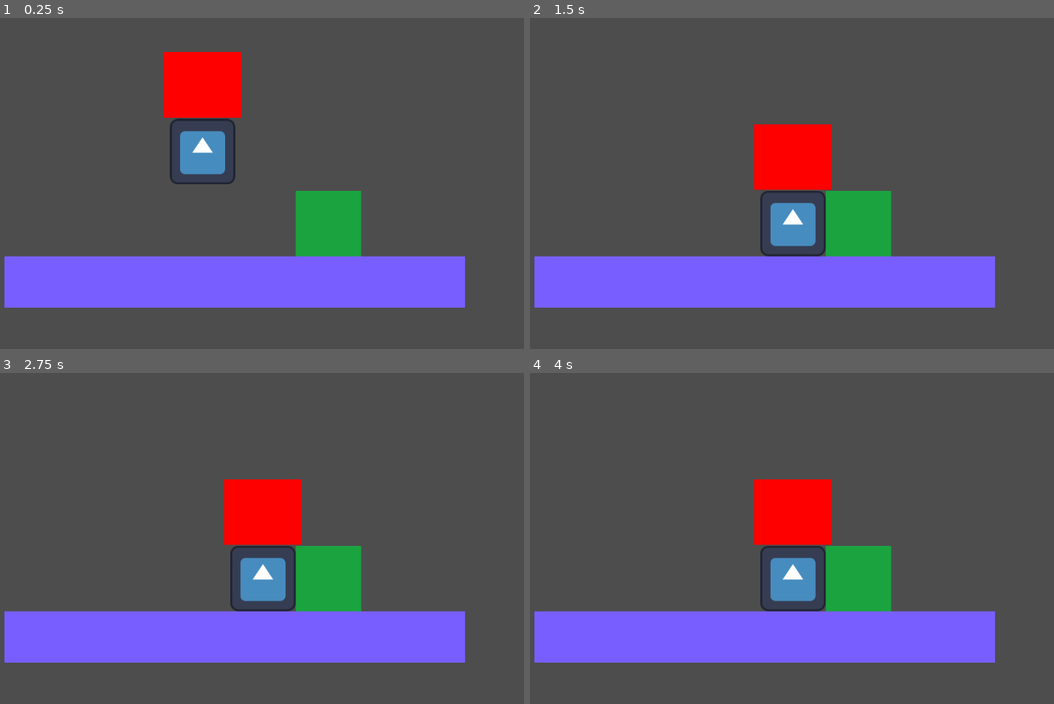
Above: before the commit, frames 1-4 (two rows, left to right).
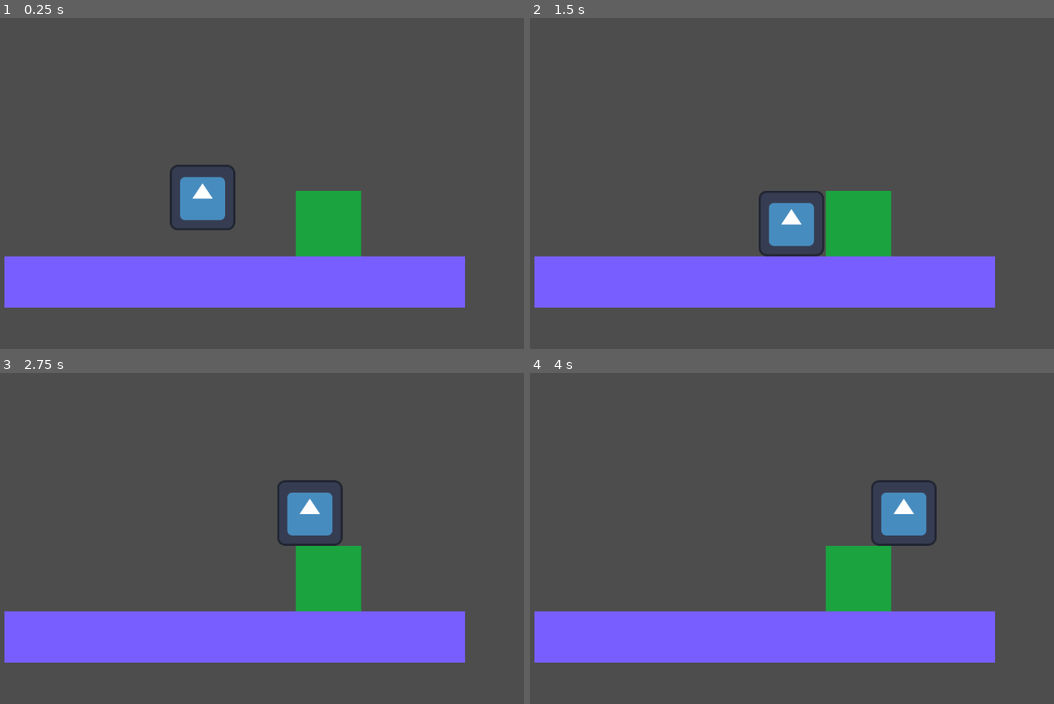
Above: after the commit, the same moments.

Repository: Guilherme-Soares-Sequeira/feup-ddjd-preliminary
Game: Godot game, scene res://scenes/world.tscn
Same seed, same stepped clock (60 frames per second), same inputs: the game is played once before the commit and once after it. The engine's default icon, where the game draws it, is replaced by a stand-in: a white triangle on a blue panel in a dark square.
Inputs:
- Up to frame 1 (0.25 s): no input
- Up to frame 2 (1.5 s): no input
- Up to frame 3 (2.75 s): no input
- Up to frame 4 (4 s): no input

The runs differ from the first frame. In frame 1, 5.7% of the frame differs, in the area x 31-47%, y 10-65%; in frame 2, 3.3%; in frame 3, 5.4%; in frame 4, 5.9%, in the area x 42-78%, y 32-73%.

Commit message:
initial implementation of the lemming state machine is working.

Diff:
--- a/scenes/collider.tscn
+++ b/scenes/collider.tscn
@@ -1,9 +1,6 @@
-[gd_scene load_steps=3 format=3 uid="uid://608mxvssm000"]
+[gd_scene load_steps=2 format=3 uid="uid://608mxvssm000"]
 
 [sub_resource type="RectangleShape2D" id="RectangleShape2D_c25u7"]
-size = Vector2(140, 128)
-
-[sub_resource type="QuadMesh" id="QuadMesh_b3esi"]
 size = Vector2(140, 128)
 
 [node name="Area2D" type="Area2D"]
@@ -11,9 +8,3 @@
 
 [node name="CollisionShape2D" type="CollisionShape2D" parent="."]
 shape = SubResource("RectangleShape2D_c25u7")
-
-[node name="Sprite2D" type="Sprite2D" parent="."]
-
-[node name="MeshInstance2D" type="MeshInstance2D" parent="Sprite2D"]
-modulate = Color(1, 0, 0, 1)
-mesh = SubResource("QuadMesh_b3esi")
--- a/scripts/LemmingStateMachine/StateMachine.gd
+++ b/scripts/LemmingStateMachine/StateMachine.gd
@@ -6,6 +6,7 @@
 
 func _init(initial_state: State):
 	current_state = initial_state
+	current_state.exit.connect(transition_to)
 
 func _ready():
 	pass
@@ -22,5 +23,8 @@
 func transition_to(state: State):
 	if current_state:
 		current_state.onExit()
+		current_state.queue_free()
+
 	current_state = state
+	state.exit.connect(transition_to)
 	current_state.onEnter()
--- a/scripts/LemmingStateMachine/States/FallingState.gd
+++ b/scripts/LemmingStateMachine/States/FallingState.gd
@@ -8,10 +8,19 @@
 	pass
 
 func physics_update():
+	if (lemming.is_on_floor()):
+		exit.emit(WalkingState.new(lemming))
+		return
+
+	lemming.velocity.y = lemming.gravity / 1.4
 	pass
 
 func onEnter():
+	print("Entered FallingState")
+	lemming.direction.y = 1
 	pass
 
 func onExit():
+	print("Exited FallingState")
+	lemming.direction.y = 0
 	pass
--- /dev/null
+++ b/scripts/LemmingStateMachine/States/JumpingState.gd
@@ -0,0 +1,26 @@
+extends State
+class_name JumpingState
+
+var yspeed: float
+
+func _init(lemming: Lemming):
+	super(lemming)
+
+func update():
+	pass
+
+func physics_update():
+	if (lemming.is_on_floor() && yspeed >= 0):
+		exit.emit(WalkingState.new(lemming))
+		return
+	lemming.velocity.x = lemming.SPEED * lemming.direction.x
+	lemming.velocity.y = yspeed
+	yspeed += lemming.gravity / 23
+
+func onEnter():
+	print("Entered JumpingState")
+	yspeed = lemming.jump_force
+
+func onExit():
+	print("Exited JumpingState")
+	pass
--- a/scripts/LemmingStateMachine/States/WalkingState.gd
+++ b/scripts/LemmingStateMachine/States/WalkingState.gd
@@ -27,13 +27,15 @@
 
 	if (lemming.is_on_wall()):
 		if (jump_or_turn()):
-			# Change to jumping state
+			exit.emit(JumpingState.new(lemming))
 			return
 
 	lemming.velocity.x = lemming.SPEED * lemming.direction.x
 
 func onEnter():
+	print("Entered WalkingState")
 	pass
 
 func onExit():
+	print("Exited WalkingState")
 	pass
--- a/scripts/lemming.gd
+++ b/scripts/lemming.gd
@@ -12,25 +12,21 @@
 
 #var state_machine: StateMachine = StateMachine.new()
 
-const SPEED: float = 200.0
+const SPEED: float = 100.0
 const jump_force: float = -750.0
 
 @onready var collider_right: Area2D = %ColliderRight
 @onready var collider_left: Area2D = %ColliderLeft
 
+var initial_state: State = WalkingState.new(self)
+var state_machine: StateMachine = StateMachine.new(initial_state)
+
 # Get the gravity from the project settings to be synced with RigidBody nodes.
-var gravity = ProjectSettings.get_setting("physics/2d/default_gravity") * 18
+var gravity = ProjectSettings.get_setting("physics/2d/default_gravity")
 
-
-
-func move_horizontally():
-	velocity.x = direction.x * SPEED
+func _process(_delta):
+	state_machine.update()
 
 func _physics_process(delta):
-
-	if not is_on_floor():
-		velocity.y = gravity * delta
-	else:
-		move_horizontally()
-
+	state_machine.physics_update()
 	move_and_slide()
